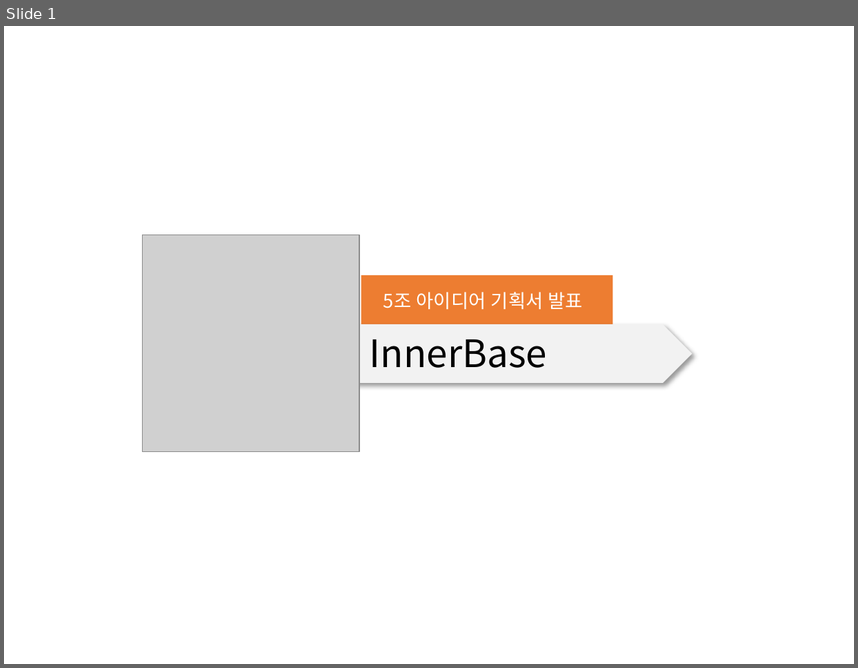
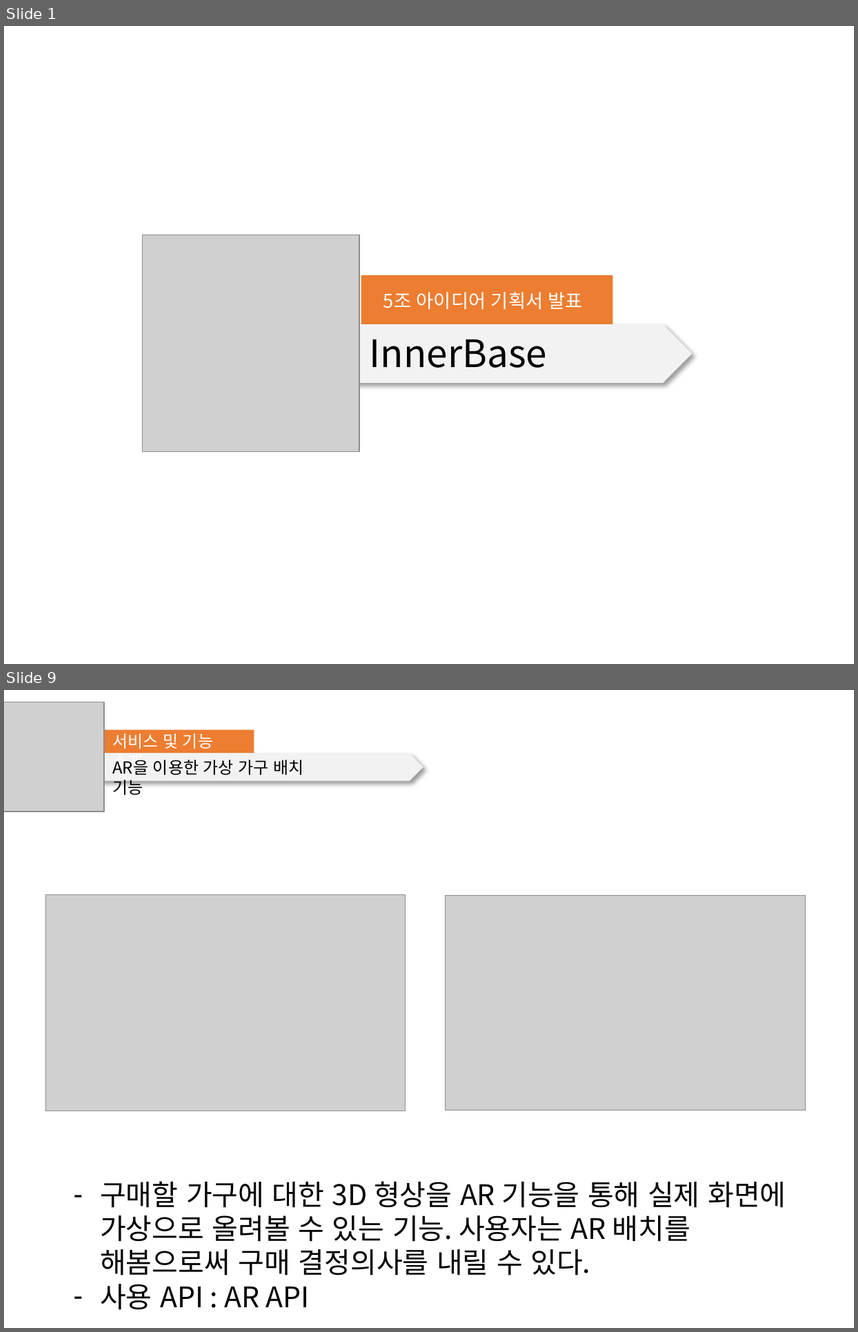
Before and after one commit to Bik00/WD3A5_Project, a slide deck: 기획서/03_기획 발표 프레젠테이션.pptx. Shown one above the other, each under a label of ours: slide 1 before the commit, slides 1 and 9 after it; the slides between them are not shown. The pictures are 858x668 and 858x1332 pixels, drawn with LibreOffice and Linux fonts; fonts in the diff are those of the drawing; grey boxes stand for pictures. Boxes give left, top, right and bottom in pixels: in the first picture for what was removed or moved away, otherwise in the second. Text is boxed around its words. In the diff, an @@ line names an element or a change of style, - is before the commit and + after.

```diff
--- a/기획서/03_기획 발표 프레젠테이션.pptx
+++ b/기획서/03_기획 발표 프레젠테이션.pptx
@@ slide 9 added at (4,690,854,1328), background #FFFFFF @@
@@ picture added at (4,702,103,811) @@
@@ rectangle added at (83,730,254,753), fill #ED7D31 @@
@@ text added at (112,733,213,771), 14 pt, text #FFFFFF @@
+서비스 및 기능 소개
@@ pentagon arrow added at (64,753,423,781), fill #F2F2F2 @@
@@ text added at (112,760,304,795), 14 pt, text #000000 @@
+AR을 이용한 가상 가구 배치 기능
@@ picture added at (45,895,406,1111) @@
@@ picture added at (445,896,805,1110) @@
@@ rectangle added at (4,1133,854,1163), fill #FFFFFF @@
@@ text added at (100,1181,786,1310), 24 pt, text #000000 @@
+– 구매할 가구에 대한 3D 형상을 AR 기능을 통해 실제 화면에 가상으로 올려볼 수 있는 기능. 사용자는 AR 배치를 해봄으로써 구매 결정의사를 내릴 수 있다.
+– 사용 API : AR API
```
Also in this commit, not shown: 16 other slides added, 13 other files.
